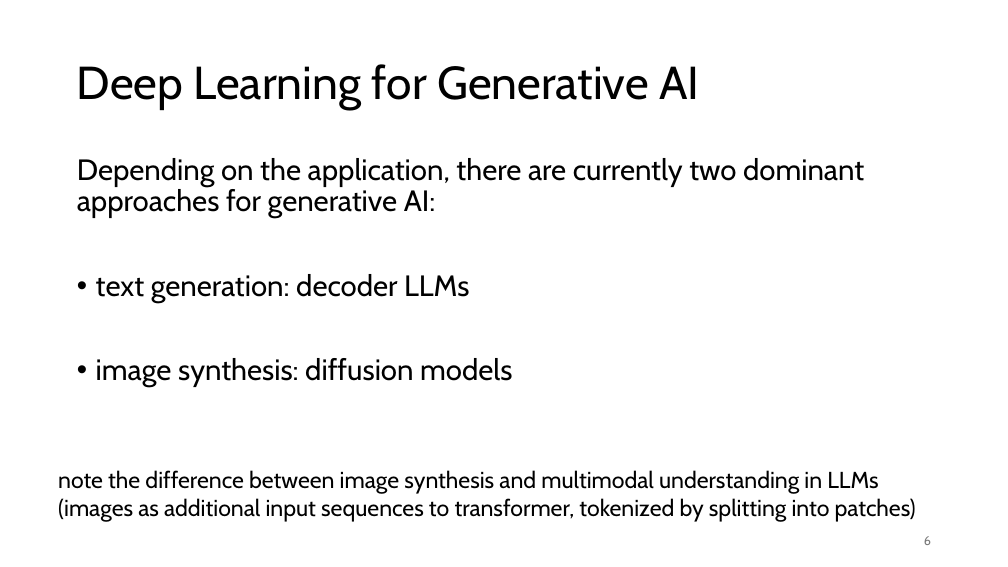
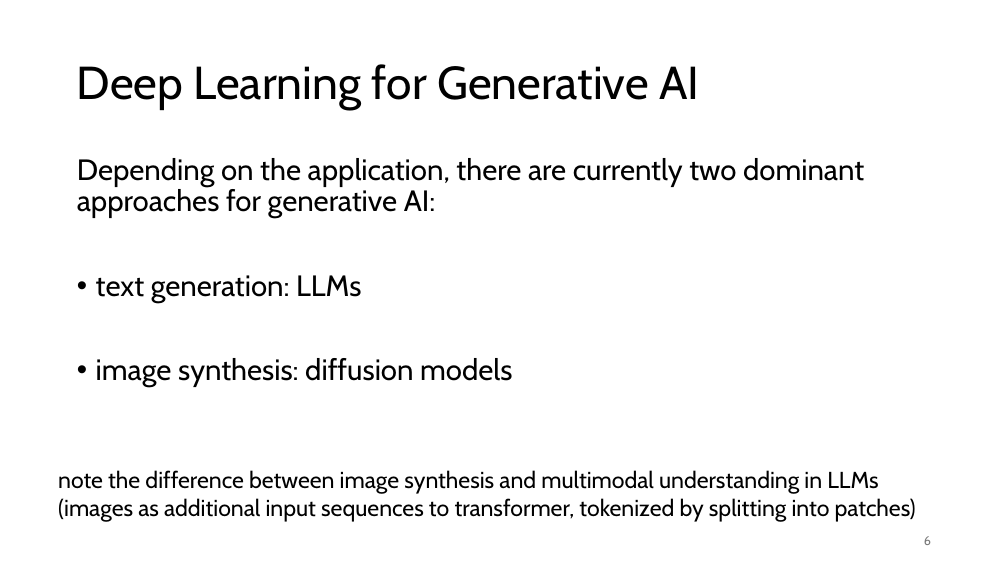
Before and after one commit to FelixWick/computer_vision, a slide deck: slide 6 of slides/6_image_synthesis.pptx. Drawn at 1008x567 pixels with LibreOffice and Linux fonts; fonts in the diff are those of the drawing. Boxes give left, top, right and bottom in pixels: in the first picture for what was removed or moved away, otherwise in the second. Text is boxed around its words. In the diff, an @@ line names an element or a change of style, - is before the commit and + after.

```diff
--- a/slides/6_image_synthesis.pptx
+++ b/slides/6_image_synthesis.pptx
@@ text at (96,275,361,303): text changed @@
-• text generation: decoder LLMs
+• text generation: LLMs
```
Also in this commit, not shown: 2 slides added, 2 other files.
